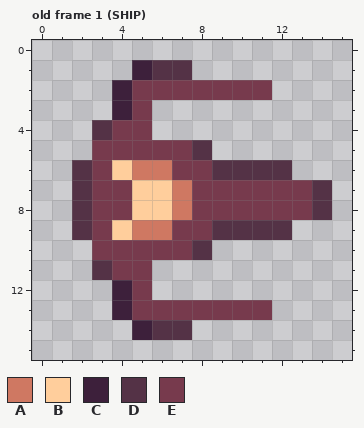
Pixel-art file -- gfx/ship.aseprite. Above: the version before the commit.
16x16 pixels, 2 frames. Shown: old frame 1 (SHIP). The commit also changed other frames, which this record leaves out.
Palette (. is transparent): A #cf7862  B #ffce9c  C #3d203b  D #543246  E #773a4d
Pixels before, old frame 1 (SHIP), first column x 2:
 1 ...CDD.......
 2 ..CEEEEEEE...
 3 ..CE.........
 4 .DEE.........
 5 .EEEEED......
 6 DEBAAEEDDDD..
 7 DEEBBAEEEEEED
 8 DEEBBAEEEEEED
 9 DEBAAEEDDDD..
10 .EEEEED......
11 .DEE.........
12 ..CE.........
13 ..CEEEEEEE...
14 ...CDD.......
The result:
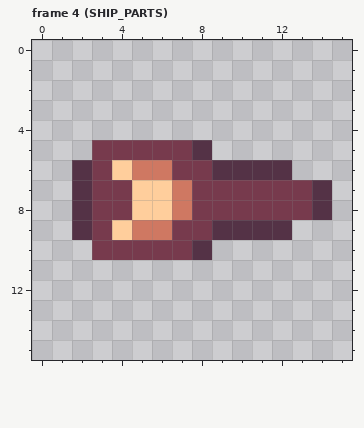
A new or re-ordered frame is compared with the old frame closest to it.
Commit message: add particles for your ship when it's destroyed
The edit:
{"change": "frames 2 -> 5"}
{"where": "frame 4 (SHIP_PARTS) is new; against old frame 1 (SHIP)"}
{"frame":4,"y":1,"x":5,"old":"CDD","new":"..."}
{"frame":4,"y":2,"x":4,"old":"CEEEEEEE","new":"........"}
{"frame":4,"y":3,"x":4,"old":"CE","new":".."}
{"frame":4,"y":4,"x":3,"old":"DEE","new":"..."}
{"frame":4,"y":11,"x":3,"old":"DEE","new":"..."}
{"frame":4,"y":12,"x":4,"old":"CE","new":".."}
{"frame":4,"y":13,"x":4,"old":"CEEEEEEE","new":"........"}
{"frame":4,"y":14,"x":5,"old":"CDD","new":"..."}
{"label":"erased","picture_box":[92,60,272,140]}
{"label":"erased","picture_box":[92,260,272,340]}
